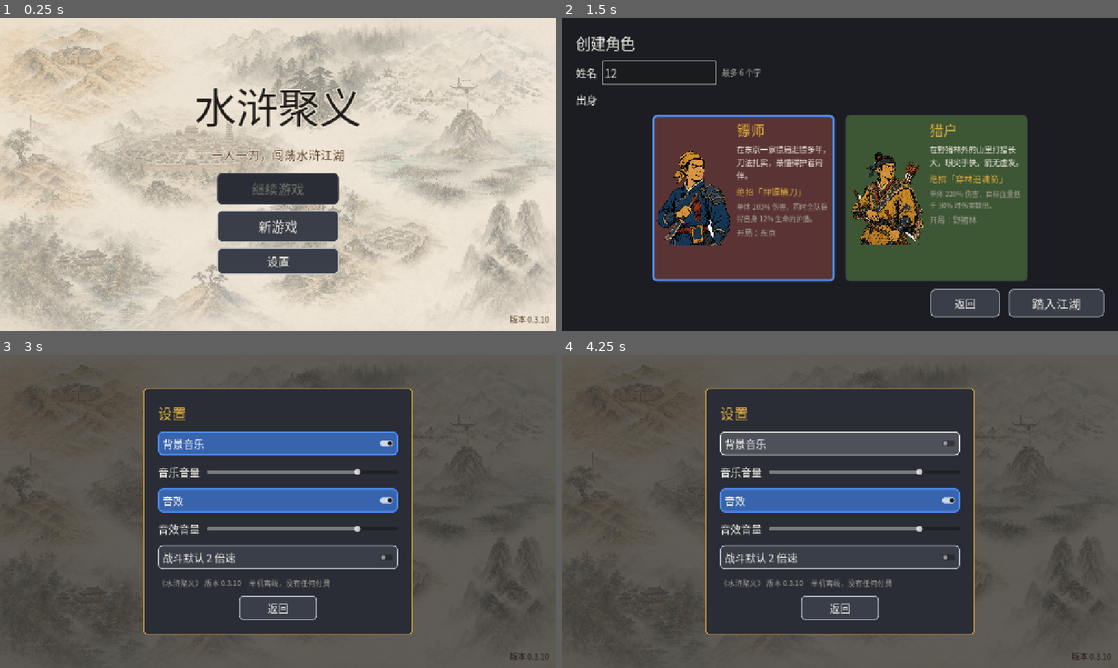
Above: before the commit, frames 1-4 (two rows, left to right).
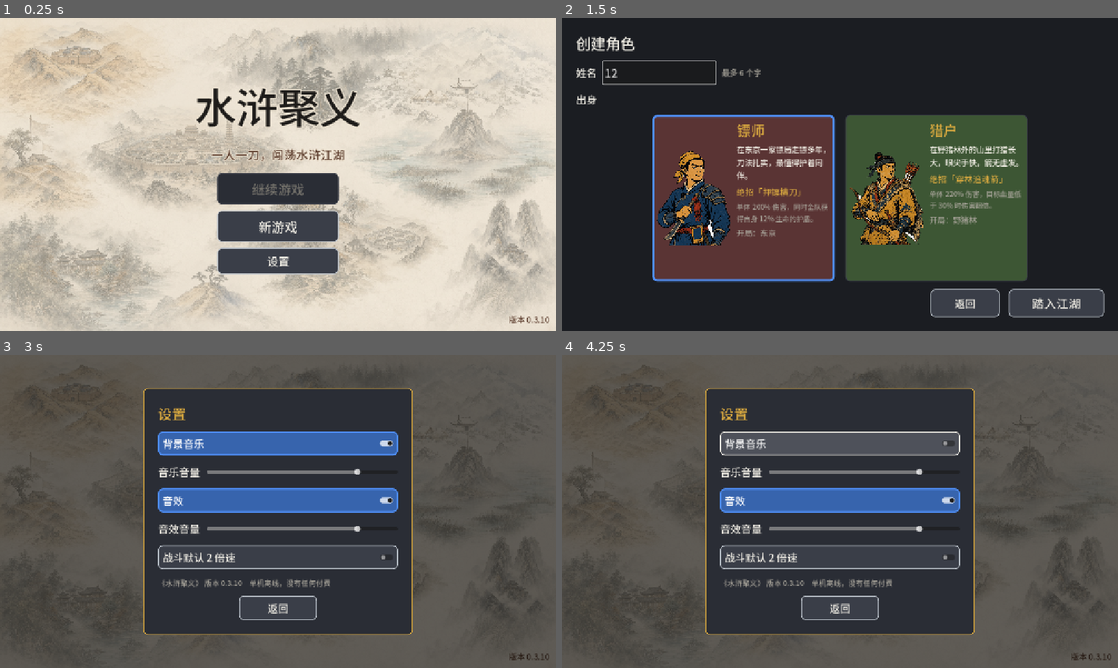
Above: after the commit, the same moments.

Repository: novalabs068/Game-shuihujuyi
Game: Godot game, scene res://scenes/main.tscn
The game is run twice, just before and just after one commit, with the same random seed, the same clock (stepped at 60 frames per second) and the same inputs.
Inputs (mouse positions are in pixels of both pictures, inside the frame that each line leads up to):
- Up to frame 1 (0.25 s): no input
- Up to frame 2 (1.5 s): click "新游戏" at 0.5 s; click (662, 74) at 1.27 s; type "12" at 1.35 s
- Up to frame 3 (3 s): click "返回" at 2 s; click "设置" at 2.75 s
- Up to frame 4 (4.25 s): click "背景音乐" at 3.5 s

The runs differ from the first frame. In frame 1, 1.3% of the frame differs, in the area x 35-99%, y 22-98%; in frame 2, 1.6%, in the area x 2-94%, y 5-94%; in frame 3, 0.8%; in frame 4, 0.8%.

Commit message:
打包思源黑体（Noto Sans SC，字重 500，子集 1.3MB：游戏里用到的字 + 3755 个常用字 + 常用符号，OFL 授权），系统字体兜底：修好手机上单独的全角符号（敌人头上的「！」等）显示成 FF01 方框的问题，各家手机显示一致；加测试：脚本和数据里用到的字都必须在字体里
Co-Authored-By: Claude Opus 5.5 <noreply@anthropic.com>

Diff:
--- a/scripts/ui/ui_kit.gd
+++ b/scripts/ui/ui_kit.gd
@@ -38,12 +38,18 @@
 
 
 ## 简体中文字体。主题外的地方（比如 Node2D 下的 Label 拿不到主题）也用它。
+const FONT_PATH := "res://art/fonts/NotoSansSC.ttf"
+
+
 static func cjk_font() -> Font:
 	if _font == null:
-		# 默认的系统字体回退会缺简体字，所以点名简体中文字体。不用苹方：Godot 取到的是合集里的繁体（港）字面。
-		# M4 再换成打包进游戏的字体。
-		var font := SystemFont.new()
-		font.font_names = PackedStringArray(["Hiragino Sans GB", "Noto Sans CJK SC", "Microsoft YaHei", "sans-serif"])
+		# 打包进游戏的思源黑体（Noto Sans SC，字重 500）：只收了游戏里用到的字和 3755 个常用字（见 art/fonts/chars.txt），
+		# 各家手机显示一样。单独一个全角符号（比如「！」）也不会再被系统换成没有这个字的西文字体、画成「FF01」方框。
+		# 玩家起名用到的生僻字不在里面，交给系统字体兜底（点名简体字体，不用苹方：Godot 取到的是繁体字面）。
+		var font: FontFile = load(FONT_PATH)
+		var system := SystemFont.new()
+		system.font_names = PackedStringArray(["Noto Sans CJK SC", "Hiragino Sans GB", "Microsoft YaHei", "sans-serif"])
+		font.fallbacks = [system]
 		_font = font
 	return _font
 
--- a/tests/test_runner.gd
+++ b/tests/test_runner.gd
@@ -12,6 +12,7 @@
 func _initialize() -> void:
 	for t: String in [
 		"test_data_loads",
+		"test_font_covers_text",
 		"test_damage_formula",
 		"test_role_counters",
 		"test_disarm_and_silence",
@@ -141,6 +142,27 @@
 	var stage: StageData = load("res://data/stages/stage_1_7.tres")
 	check_eq(stage.enemies.size(), 3, "stage 1-7 has 3 enemies")
 	check(stage.enemies[1].is_boss, "Lu Qian is the boss")
+	return true
+
+
+## 打包的字体只收了 art/fonts/chars.txt 里的字：脚本和数据里出现的字都得在里面，不然手机上会显示成方框。
+func test_font_covers_text() -> bool:
+	var have := {}
+	for ch in FileAccess.get_file_as_string("res://art/fonts/chars.txt"):
+		have[ch] = true
+	var missing := {}
+	var dirs: Array[String] = ["res://scripts", "res://data"]
+	while not dirs.is_empty():
+		var dir: String = dirs.pop_back()
+		for sub in DirAccess.get_directories_at(dir):
+			dirs.append(dir + "/" + sub)
+		for f in DirAccess.get_files_at(dir):
+			if not (f.ends_with(".gd") or f.ends_with(".tres") or f.ends_with(".txt")):
+				continue
+			for ch in FileAccess.get_file_as_string(dir + "/" + f):
+				if ch.unicode_at(0) > 0x2000 and not have.has(ch):
+					missing[ch] = f
+	check(missing.is_empty(), "font has every character used in the game; missing: %s（重新生成字体，见 art/fonts/README.md）" % ", ".join(missing.keys().map(func(c: String) -> String: return "%s(%s)" % [c, missing[c]])))
 	return true
 
 
Binary file added: art/fonts/NotoSansSC.ttf
Not shown, added: art/fonts/NotoSansSC.ttf.import
Not shown, added: art/fonts/OFL.txt
Not shown, added: art/fonts/chars.txt
